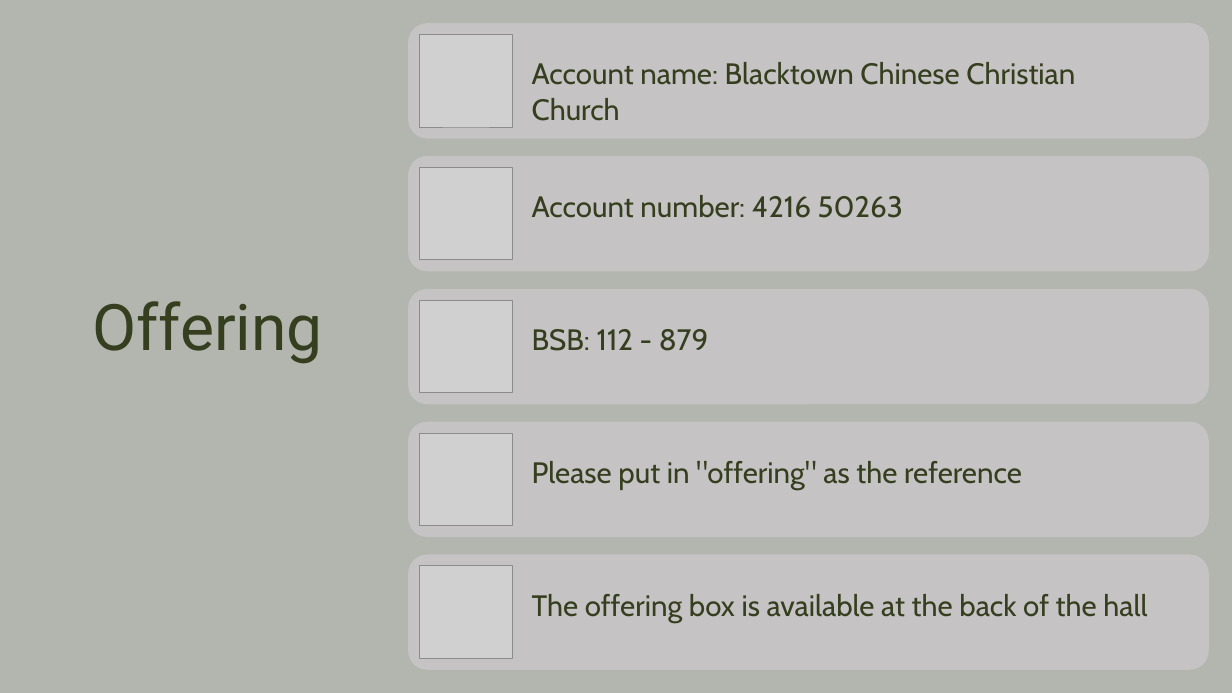
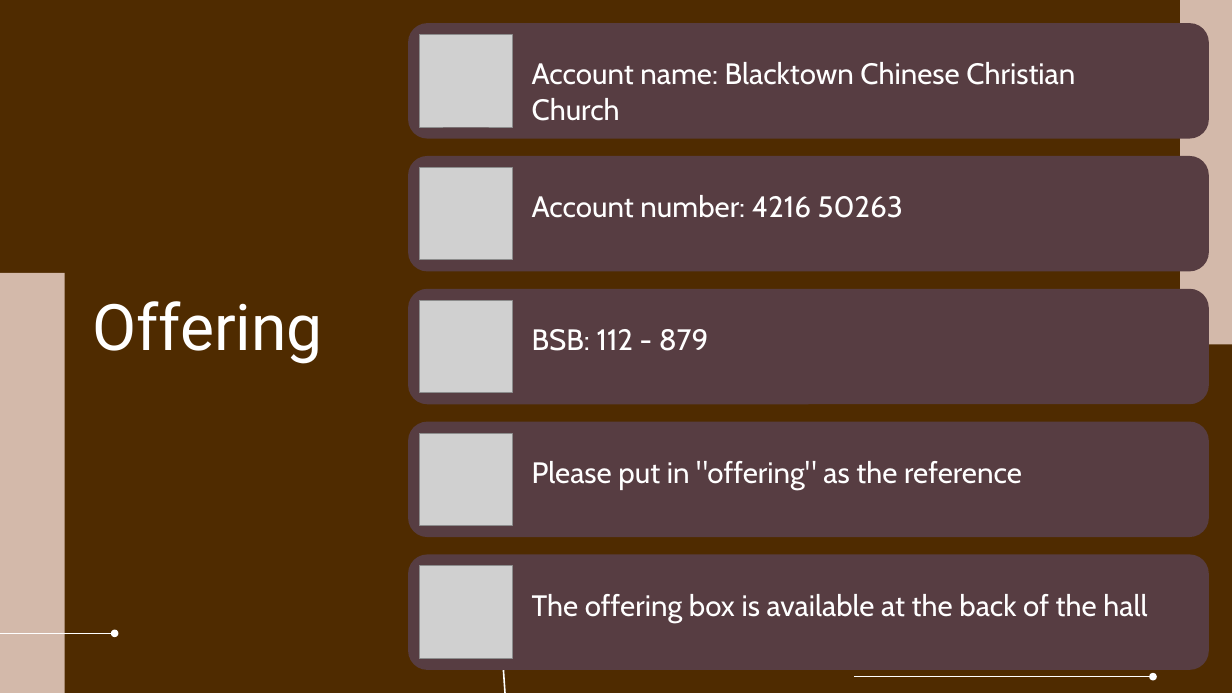
Before and after one commit to pangwuu/smallPowerpointMaker, a slide deck: slide 49 of Complete slides/2026_01_18.pptx. Drawn at 1232x693 pixels with LibreOffice and Linux fonts; fonts in the diff are those of the drawing; grey boxes stand for pictures; background and template pictures are left out. Boxes give left, top, right and bottom in pixels: in the first picture for what was removed or moved away, otherwise in the second. Text is boxed around its words. In the diff, an @@ line names an element or a change of style, - is before the commit and + after.

```diff
--- a/Complete slides/2026_01_18.pptx
+++ b/Complete slides/2026_01_18.pptx
@@ background #FFFFFF to #502C00 @@
@@ rectangle removed at (0, 0, 1232, 693) @@
@@ rectangle added at (1180, 0, 1232, 345), fill #D3B9AA @@
@@ rectangle added at (0, 273, 65, 693), fill #D3B9AA @@
@@ fill #C5C3C3 to #573D42 in 5 elements at (409, 23, 1210, 139), (409, 156, 1210, 272), (409, 288, 1210, 404), (409, 421, 1210, 537), (409, 555, 1210, 670) @@
@@ text colour #353E1E to #FFFFFF in 6 elements at (92, 301, 323, 364), (532, 62, 1075, 121), (532, 195, 903, 218), (532, 329, 709, 351), (532, 461, 1022, 490), (532, 594, 1147, 623) @@
@@ arrow added from (0, 633) to (115, 633), #FFFFFF 1.25 pt @@
@@ arrow added from (514, 693) to (502, 649), #FFFFFF 1.25 pt @@
@@ arrow added from (855, 677) to (1153, 677), #FFFFFF 1.25 pt @@
```
Also in this commit, not shown: 50 other slides changed.
